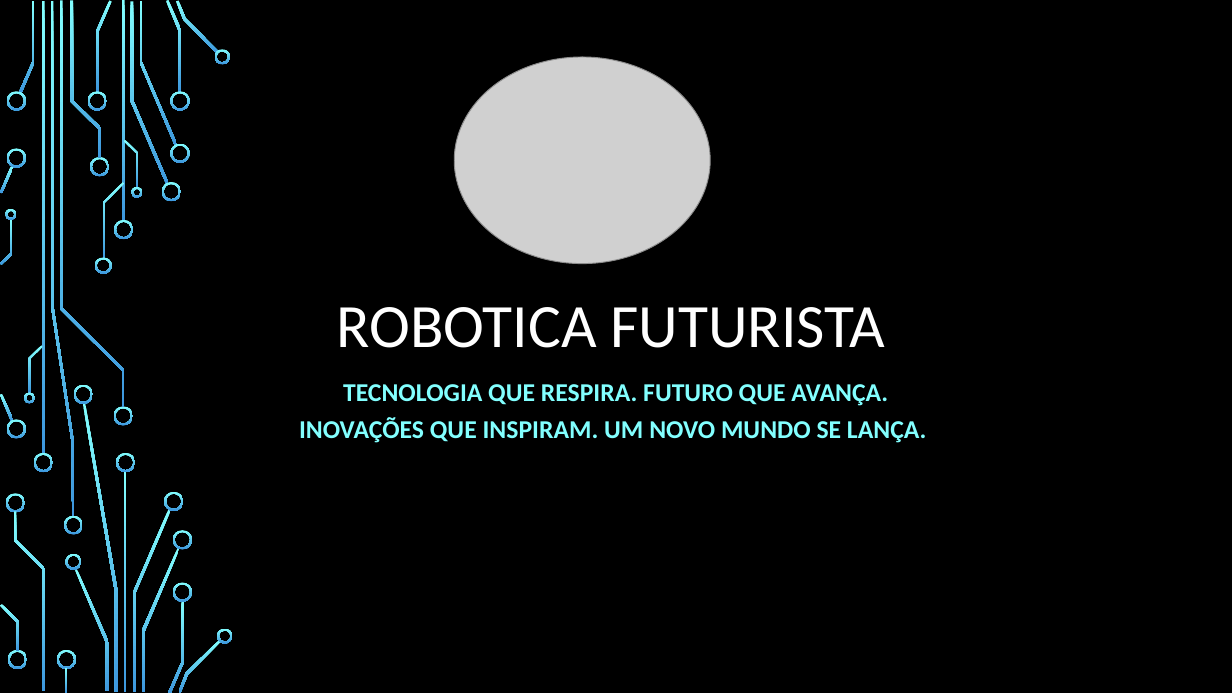
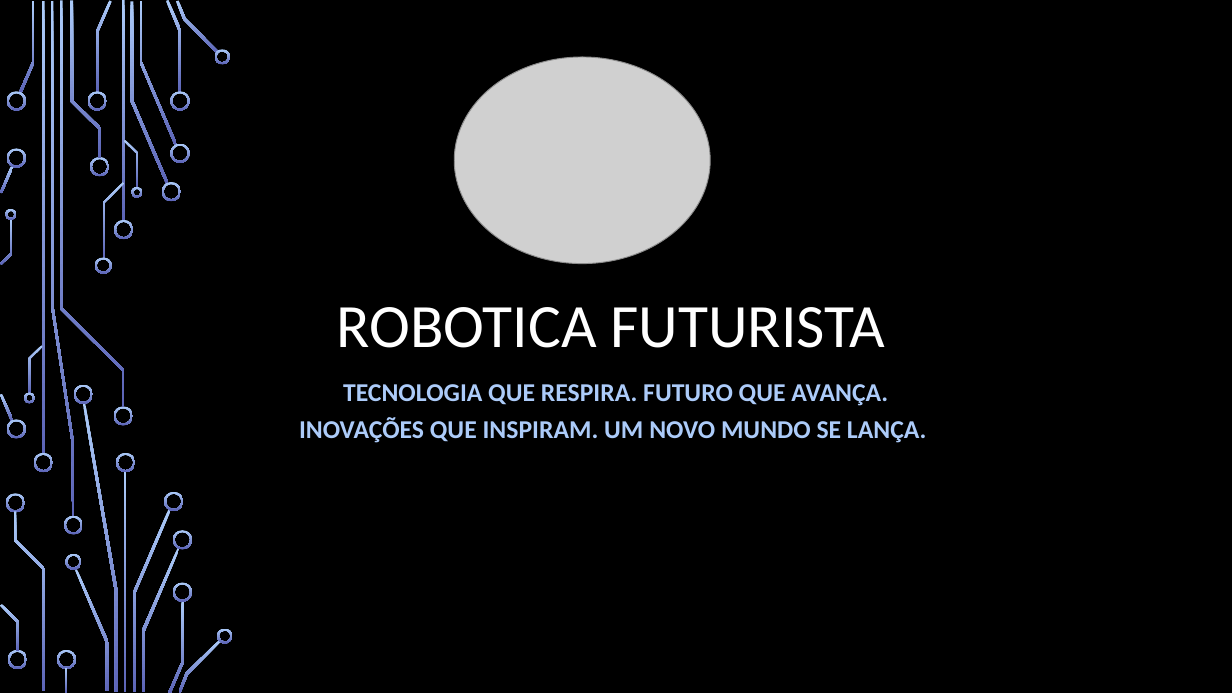
Before and after one commit to arseniosplaneinstein-code/Html-css-java-script, a slide deck: slide 1 of Material/Projecto de TLP/Apresentação/Robotica futurista.pptx. Drawn at 1232x693 pixels with LibreOffice and Linux fonts; fonts in the diff are those of the drawing; grey boxes stand for pictures; background and template pictures are left out. Boxes give left, top, right and bottom in pixels: in the first picture for what was removed or moved away, otherwise in the second. Text is boxed around its words. In the diff, an @@ line names an element or a change of style, - is before the commit and + after.

```diff
--- a/Material/Projecto de TLP/Apresentação/Robotica futurista.pptx
+++ b/Material/Projecto de TLP/Apresentação/Robotica futurista.pptx
@@ fill gradient #82FFFF to #3D97DE to gradient #ACCBF9 to #5C64B7 in 54 elements at (114,220,133,239), (114,407,133,426), (42,1,44,454), (33,453,53,472), (19,1,35,92), (130,2,168,184), (162,182,181,201), (140,1,177,145), (166,0,182,92), (170,143,189,163), (170,91,189,111), (177,1,219,54), (214,49,231,64), (96,1,112,92), (88,91,107,111), (90,157,109,177), (75,568,109,691), (66,554,81,569), (6,91,26,111), (0,394,14,421), (6,420,26,439), (0,166,14,194), (6,149,26,168), (70,1,102,158), (6,494,25,513), (14,511,44,690), (56,650,76,669), (65,668,67,693), (7,650,27,669), (0,604,19,652), (103,182,124,259), (95,258,112,274), (60,1,125,408), (124,140,139,188), (131,187,142,198), (29,346,43,394), (24,393,35,404), (1,219,12,264), (6,209,17,220), (124,471,127,692), (133,509,171,691), (116,453,136,472), (83,403,118,692), (74,384,93,404), (165,492,184,511), (142,548,180,692), (168,601,184,693), (173,531,192,550), (173,582,192,602), (178,640,221,693), (217,628,233,643), (51,1,75,517), (64,516,82,534), (122,1,125,222) @@
@@ subtitle "TECNOLOGIA QUE RESPIRA. FUTURO QUE ..." at (299,384,927,443): text colour #82FFFF to #ACCBF9 @@
```
Also in this commit, not shown: 13 other slides changed, 1 slide added, 3 other files.
